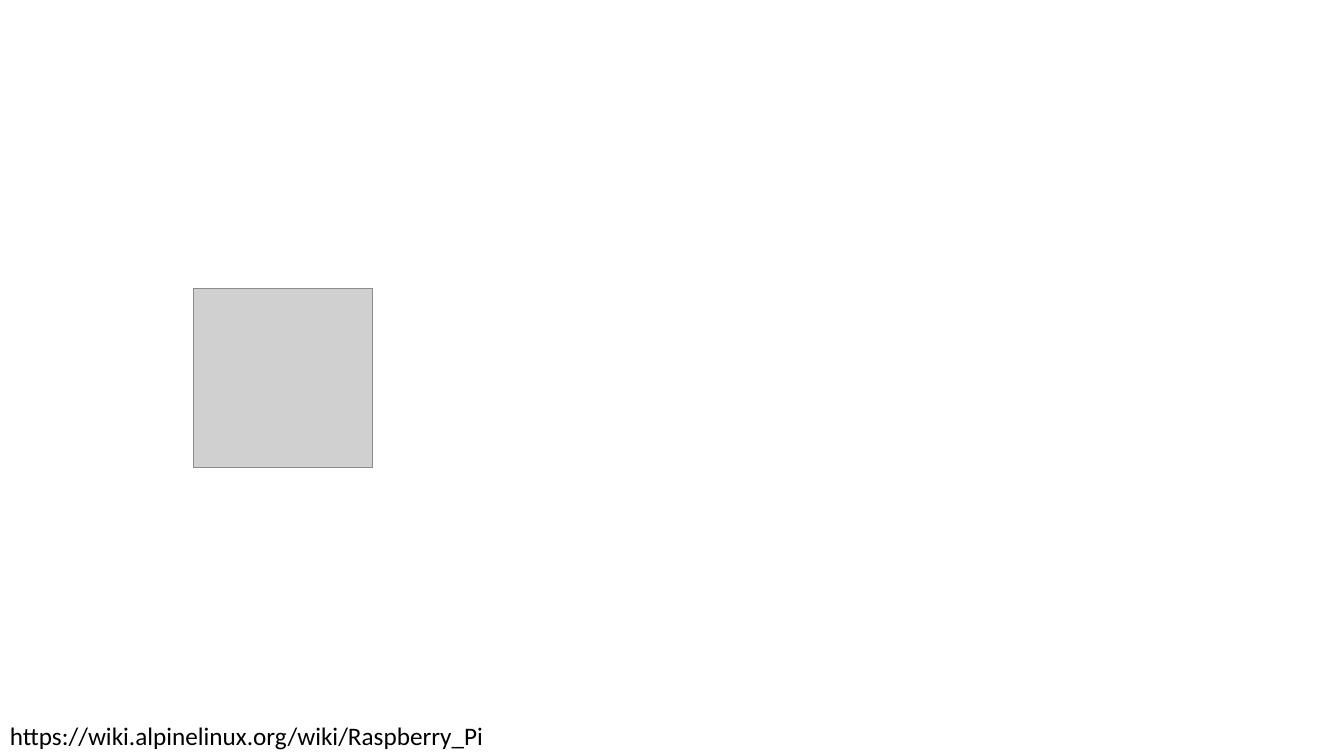
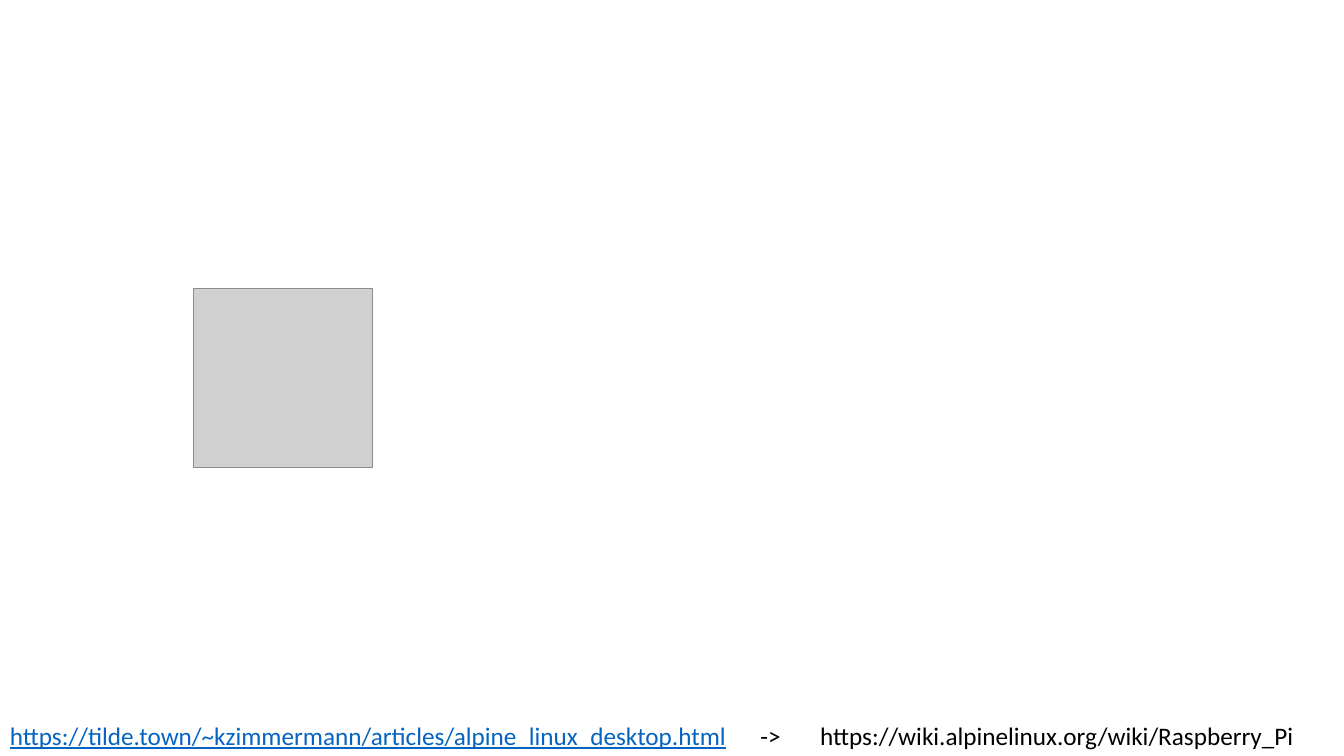
Before and after one commit to GhervasaCristian/MyForecaster_Master, a slide deck: slide 1 of Disertatie.pptx. Drawn at 1344x756 pixels with LibreOffice and Linux fonts; fonts in the diff are those of the drawing; grey boxes stand for pictures. Boxes give left, top, right and bottom in pixels: in the first picture for what was removed or moved away, otherwise in the second. Text is boxed around its words. In the diff, an @@ line names an element or a change of style, - is before the commit and + after.

```diff
--- a/Disertatie.pptx
+++ b/Disertatie.pptx
@@ text "https://wiki.alpinelinux.org/wiki/Raspberry_Pi": place and size @@
-text "https://wiki.alpinelinux.org/wiki/Raspberry_Pi" at [10, 727, 483, 750]
+text "https://wiki.alpinelinux.org/wiki/Raspberry_Pi" at [820, 727, 1293, 750]
@@ text added at [10, 727, 726, 749], 18 pt, text #0563C1, underline @@
+https://tilde.town/~kzimmermann/articles/alpine_linux_desktop.html ->
```
